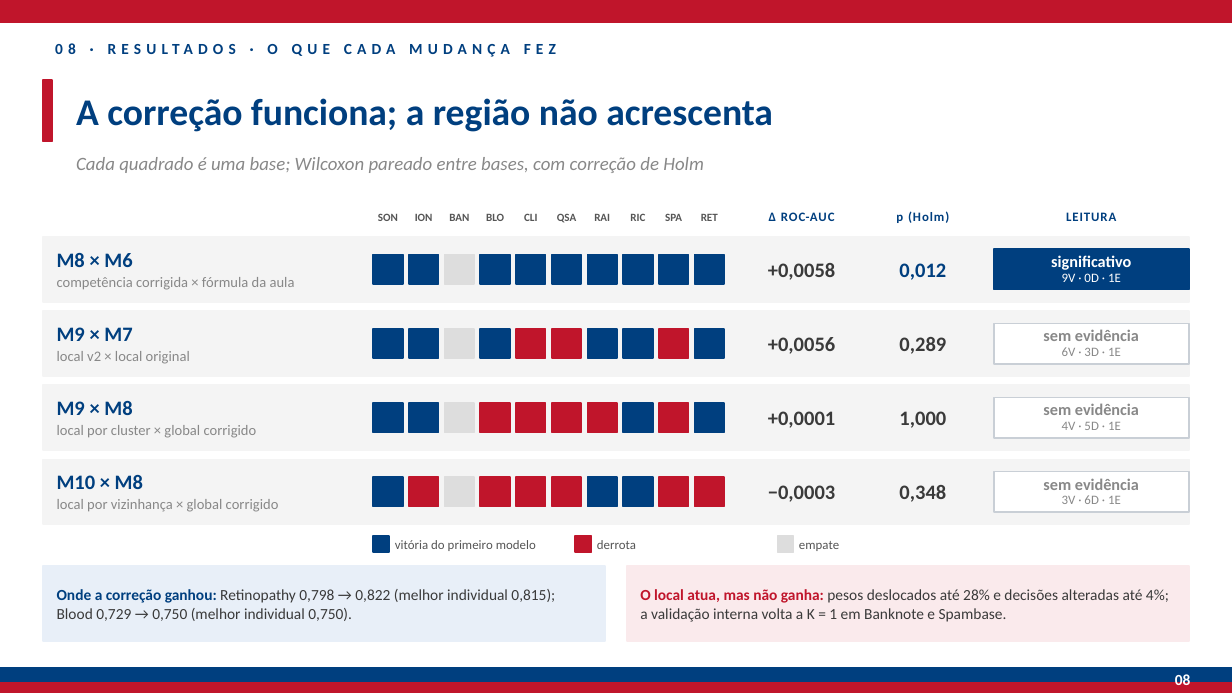
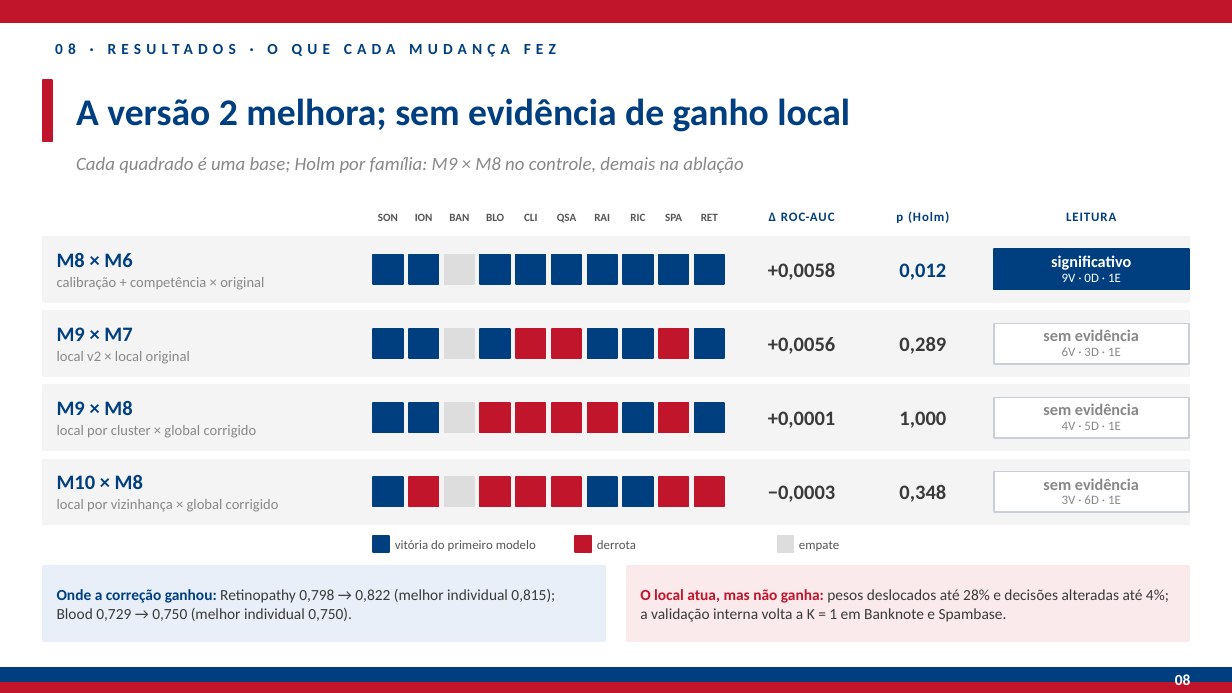
Before and after one commit to GabrielAlbuquerque01/rec_pad, a slide deck: slide 9 of slides/exports/apresentacao.pptx. Drawn at 1232x693 pixels with LibreOffice and Linux fonts; fonts in the diff are those of the drawing. Boxes give left, top, right and bottom in pixels: in the first picture for what was removed or moved away, otherwise in the second. Text is boxed around its words. In the diff, an @@ line names an element or a change of style, - is before the commit and + after.

```diff
--- a/slides/exports/apresentacao.pptx
+++ b/slides/exports/apresentacao.pptx
@@ text at [76,98,850,132]: text changed @@
-A correção funciona; a região não acrescenta
+A versão 2 melhora; sem evidência de ganho local
@@ text at [76,157,743,173]: text changed @@
-Cada quadrado é uma base; Wilcoxon pareado entre bases, com correção de Holm
+Cada quadrado é uma base; Holm por família: M9 × M8 no controle, demais na ablação
@@ text at [57,277,264,290]: text changed @@
-competência corrigida × fórmula da aula
+calibração + competência × original
```
Also in this commit, not shown: 2 other slides changed, 13 other files.
